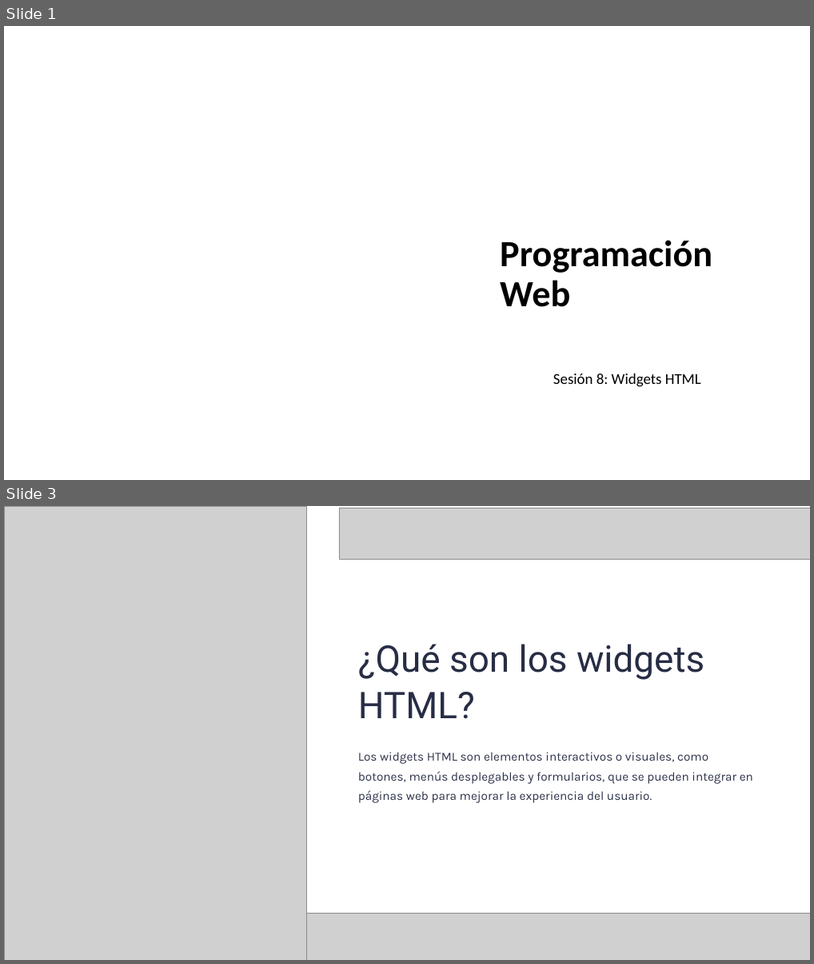
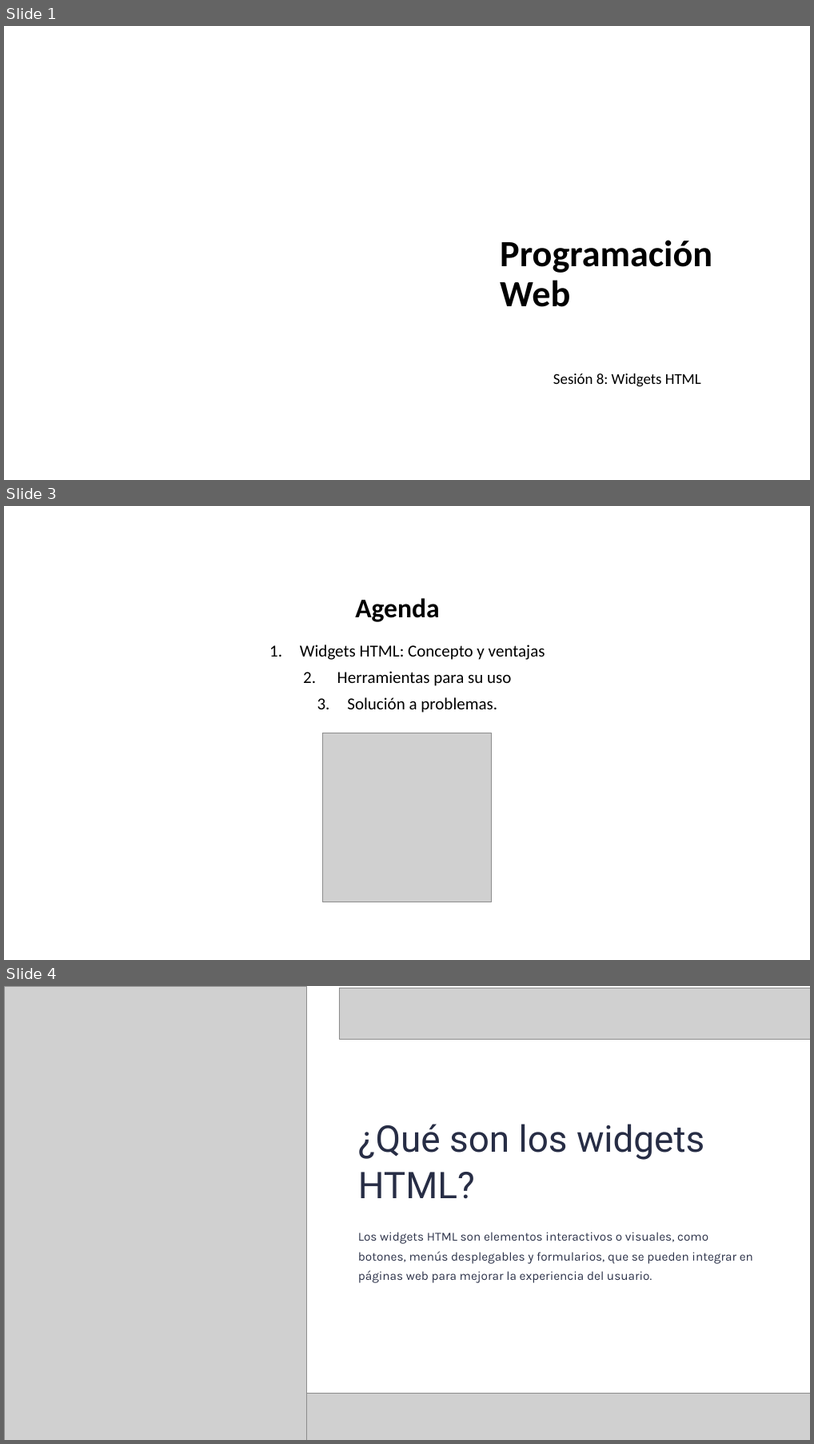
Before and after one commit to dcevallossalas/ITQ, a slide deck: Programación web/PW_Sesion8.pptx. Shown one above the other, each under a label of ours: slides 1 and 3 before the commit, slides 1, 3 and 4 after it; the slides between them are not shown. The pictures are 814x964 and 814x1444 pixels, drawn with LibreOffice and Linux fonts; fonts in the diff are those of the drawing; grey boxes stand for pictures; background and template pictures are left out. Boxes give left, top, right and bottom in pixels: in the first picture for what was removed or moved away, otherwise in the second. Text is boxed around its words. In the diff, an @@ line names an element or a change of style, - is before the commit and + after.

Commit message:
Inclusión de hojas guías
Inicio de hojas guías para programación web

```diff
--- a/Programación web/PW_Sesion8.pptx
+++ b/Programación web/PW_Sesion8.pptx
@@ slide 3 added at [4, 506, 810, 960], background picture (left out) @@
@@ title added at [355, 598, 439, 622], 32 pt, text #000000, bold @@
+Agenda
@@ text added at [300, 644, 546, 712], 20 pt, text #000000 @@
+1. Widgets HTML: Concepto y ventajas
+2. Herramientas para su uso
+3. Solución a problemas.
@@ picture added at [323, 733, 491, 902] @@
@@ what was slide 3 is now slide 4 @@
```
Also in this commit, not shown: 1 slide changed, 1 other slide added, 16 other files.
